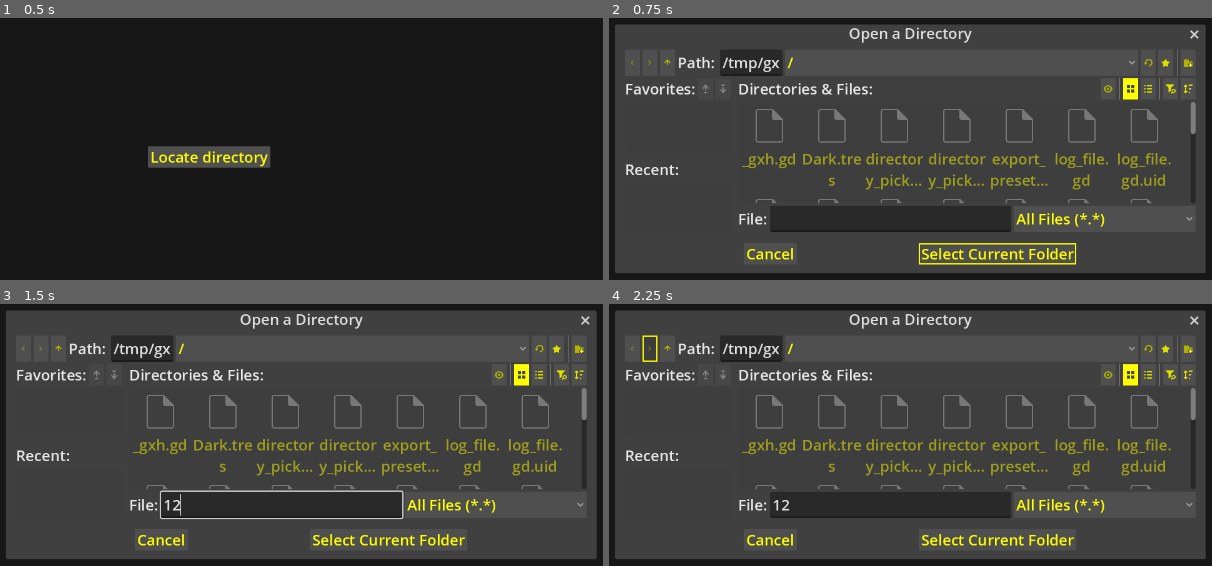
Above: before the commit, frames 1-4 (two rows, left to right).
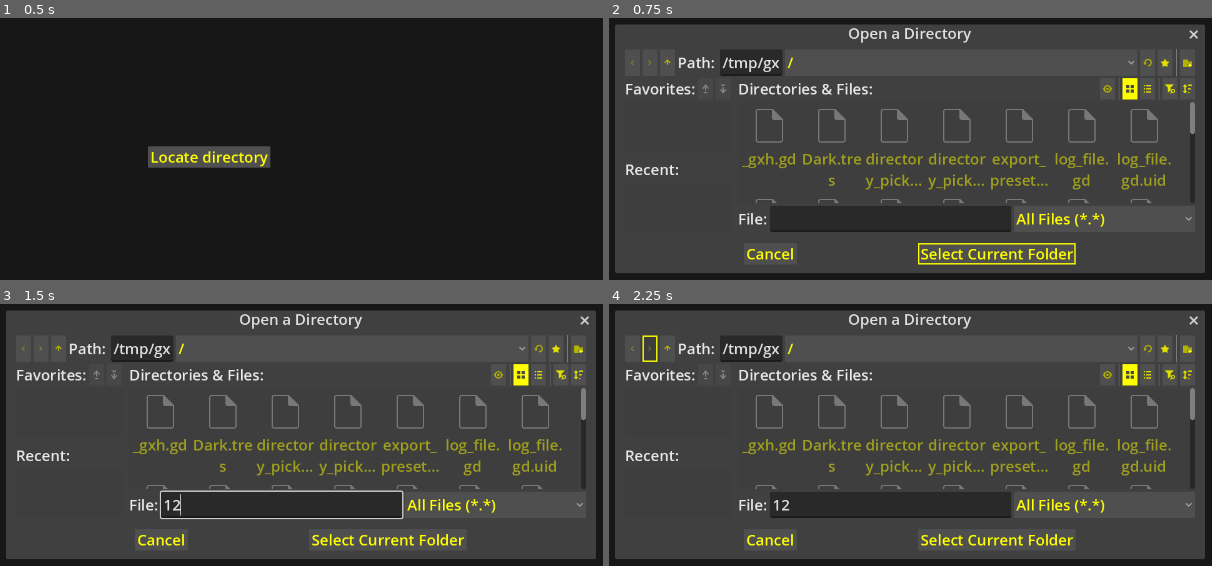
Above: after the commit, the same moments.

Repository: l1chorpe/cyberpunk-log-viewer
Game: Godot game, scene res://MainWindow.tscn
Two runs of this game, one before a commit and one after it. Both use one fixed random seed, a clock stepped at 60 frames per second and the inputs below.
Inputs (mouse positions are in pixels of both pictures, inside the frame that each line leads up to):
- Up to frame 1 (0.5 s): no input
- Up to frame 2 (0.75 s): click "Locate directory" at 0.5 s
- Up to frame 3 (1.5 s): click (283, 505) at 1.27 s; type "12" at 1.35 s
- Up to frame 4 (2.25 s): click (651, 348) at 2 s

Frame 1 is identical in both runs. In frame 2, 1.2% of the frame differs, in the area x 39-100%, y 3-97%; in frame 3, 1.1%; in frame 4, 1.1%.

Commit message:
feat: added background and changed root type to allow background to use anchors

Diff:
--- a/right_click_menu.tscn
+++ b/right_click_menu.tscn
@@ -1,13 +1,32 @@
-[gd_scene format=3 uid="uid://bbcd3icyndmcj"]
+[gd_scene load_steps=2 format=3 uid="uid://bbcd3icyndmcj"]
 
-[node name="RightClickMenu" type="VBoxContainer"]
+[ext_resource type="Script" uid="uid://ctupy5onljguk" path="res://right_click_menu.gd" id="1_dl2vx"]
+
+[node name="RightClickMenu" type="Control"]
+layout_mode = 3
+anchors_preset = 0
+offset_right = 137.0
+offset_bottom = 70.0
+script = ExtResource("1_dl2vx")
+
+[node name="Background" type="ColorRect" parent="."]
+layout_mode = 1
+anchors_preset = 15
+anchor_right = 1.0
+anchor_bottom = 1.0
+grow_horizontal = 2
+grow_vertical = 2
+color = Color(0.37254903, 0.37254903, 0.37254903, 1)
+
+[node name="VBoxContainer" type="VBoxContainer" parent="."]
+layout_mode = 0
 offset_right = 40.0
 offset_bottom = 40.0
 
-[node name="CopyFolderPathButton" type="Button" parent="."]
+[node name="CopyFolderPathButton" type="Button" parent="VBoxContainer"]
 layout_mode = 2
 text = "Copy folder path"
 
-[node name="CopyFilePathButton" type="Button" parent="."]
+[node name="CopyFilePathButton" type="Button" parent="VBoxContainer"]
 layout_mode = 2
 text = "Copy file path"
